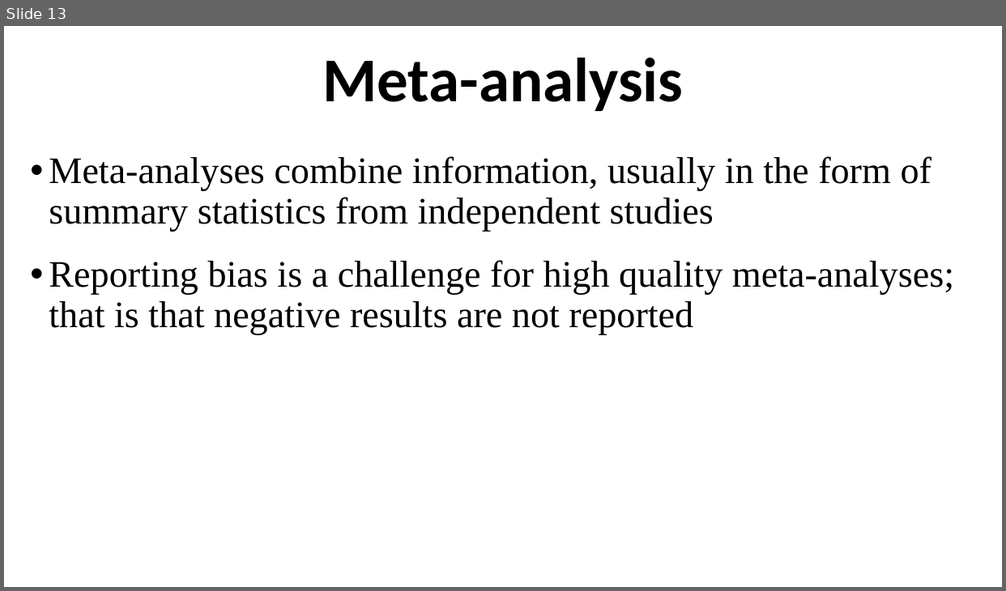
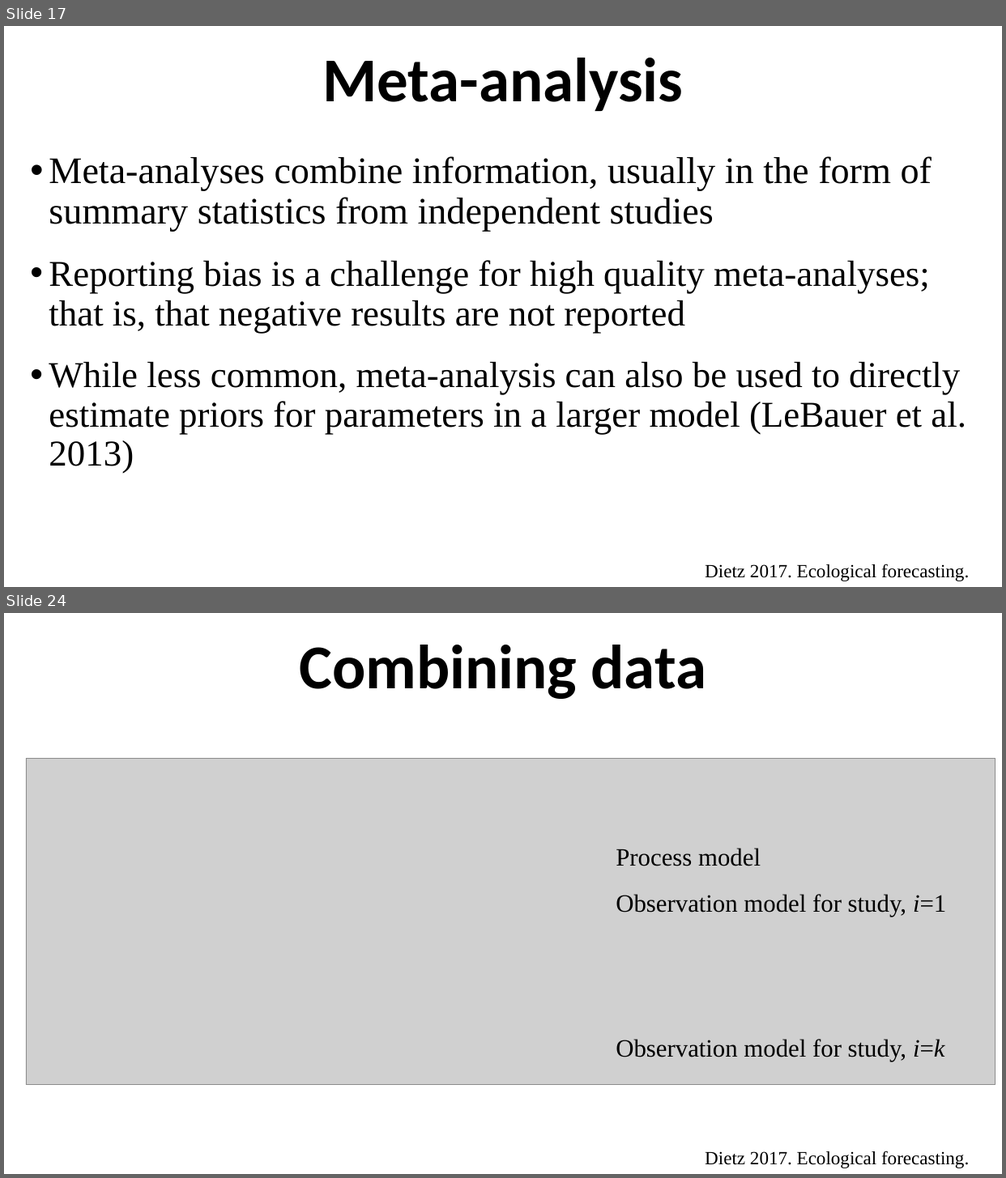
Before and after one commit to ahurford/aarms-summer-school, a slide deck: amy-lectures/State_Space_Models.pptx. Shown one above the other, each under a label of ours: slide 13 before the commit, slides 17 and 24 after it; the slides between them are not shown. The pictures are 1006x591 and 1006x1178 pixels, drawn with LibreOffice and Linux fonts; fonts in the diff are those of the drawing; grey boxes stand for pictures. Boxes give left, top, right and bottom in pixels: in the first picture for what was removed or moved away, otherwise in the second. Text is boxed around its words. In the diff, an @@ line names an element or a change of style, - is before the commit and + after.

```diff
--- a/amy-lectures/State_Space_Models.pptx
+++ b/amy-lectures/State_Space_Models.pptx
@@ slide 24 added at box(4, 613, 1002, 1174), background #FFFFFF @@
@@ title added at box(299, 645, 706, 699), 60 pt, text #000000, bold @@
+Combining data
@@ picture added at box(26, 758, 995, 1085) @@
@@ text added at box(616, 848, 761, 867), 24 pt, text #000000 @@
+Process model
@@ text added at box(616, 894, 946, 917), 24 pt, text #000000 @@
+Observation model for study, i=1
@@ text added at box(616, 1039, 945, 1062), 24 pt, text #000000 @@
+Observation model for study, i=k
@@ text added at box(705, 1151, 969, 1169), 18 pt, text #000000 @@
+Dietz 2017. Ecological forecasting.
@@ what was slide 13 is now slide 17 @@
@@ slide 17 changed as well @@
@@ text at box(49, 260, 966, 473): text changed; size 36 to 35 pt @@
-• Reporting bias is a challenge for high quality meta-analyses; that is that negative results are not reported
+• Reporting bias is a challenge for high quality meta-analyses; that is, that negative results are not reported
+• While less common, meta-analysis can also be used to directly estimate priors for parameters in a larger model (LeBauer et al. 2013)
@@ text added at box(705, 564, 969, 582), 18 pt, text #000000 @@
+Dietz 2017. Ecological forecasting.
```
Also in this commit, not shown: 9 other slides changed, 15 other slides added, 4 slides removed, 2 other files.
